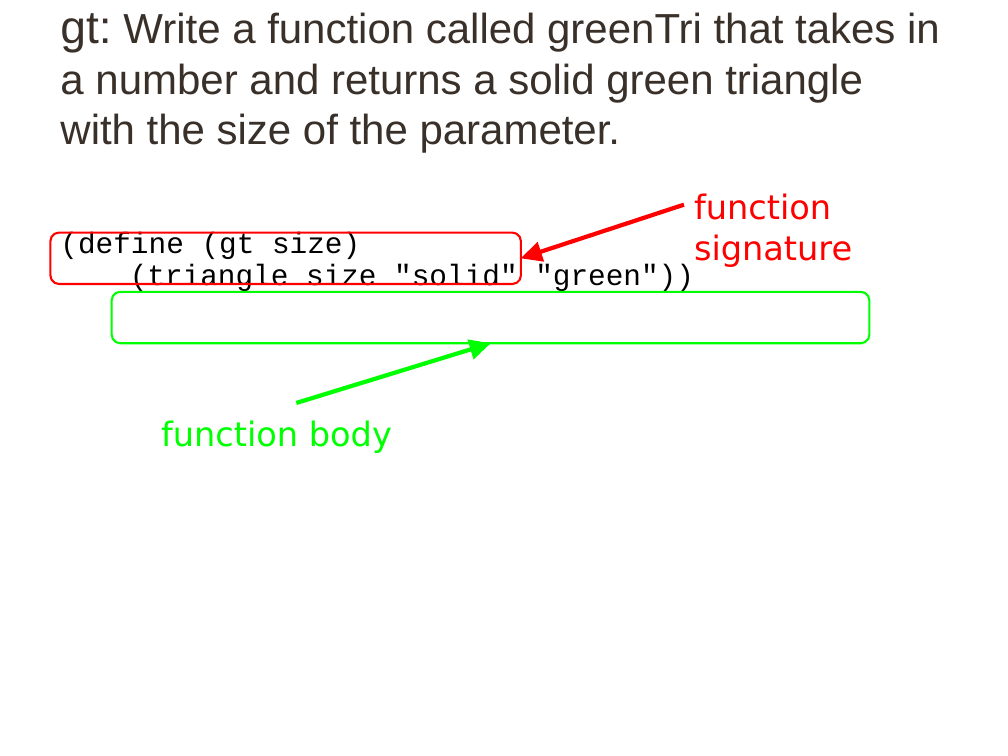
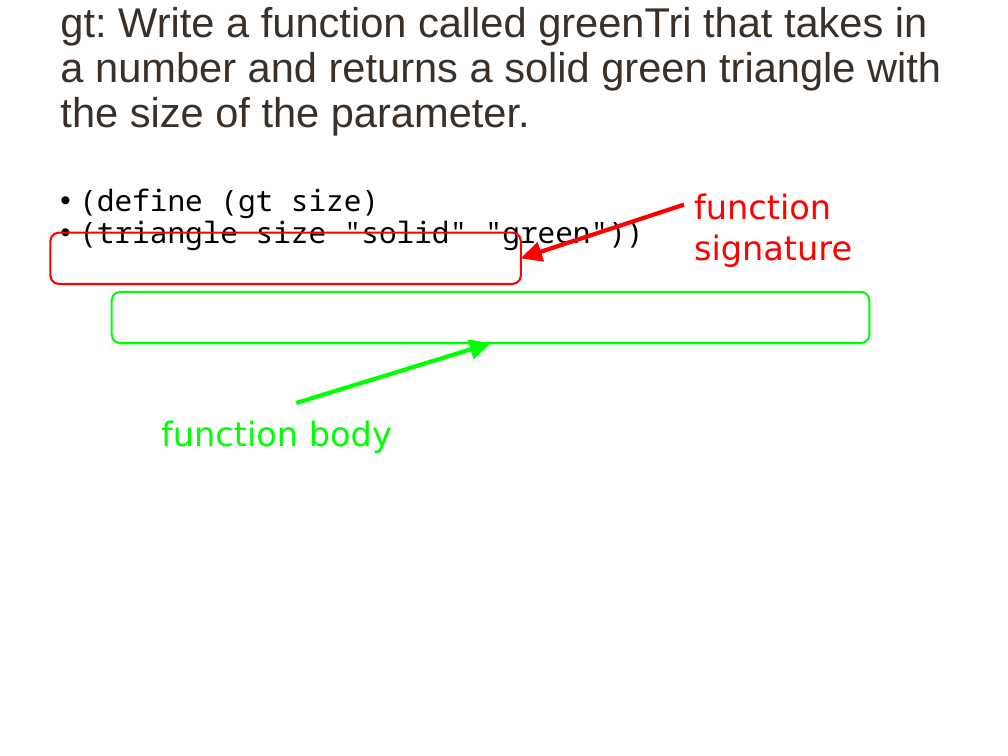
Before and after one commit to taps3/bootstrapcsp, a slide deck: slide 56 of bootstrapcsp_slidedeck.pptx (slide 57 before the commit). Drawn at 1008x756 pixels with LibreOffice and Linux fonts; fonts in the diff are those of the drawing. Boxes give left, top, right and bottom in pixels: in the first picture for what was removed or moved away, otherwise in the second. Text is boxed around its words. In the diff, an @@ line names an element or a change of style, - is before the commit and + after.

```diff
--- a/bootstrapcsp_slidedeck.pptx
+++ b/bootstrapcsp_slidedeck.pptx
@@ title "gt: Write a function called ..." at (x1=60, y1=7, x2=941, y2=135): size 33 to 29.7 pt in "gt:"; size 30 to 29.7 pt, highlight #FFFFFF to none; line spacing 1 to 0.9 @@
@@ text "(define (gt size)" moved from (x1=60, y1=232, x2=694, y2=293) to (x1=79, y1=188, x2=644, y2=251) @@
@@ text "(define (gt size)" at (x1=79, y1=188, x2=644, y2=251): font Courier New to Noto Sans Mono; bullet none to • @@
```
Also in this commit, not shown: 148 other slides changed, 1 slide added, 2 slides removed, 15 other files.
